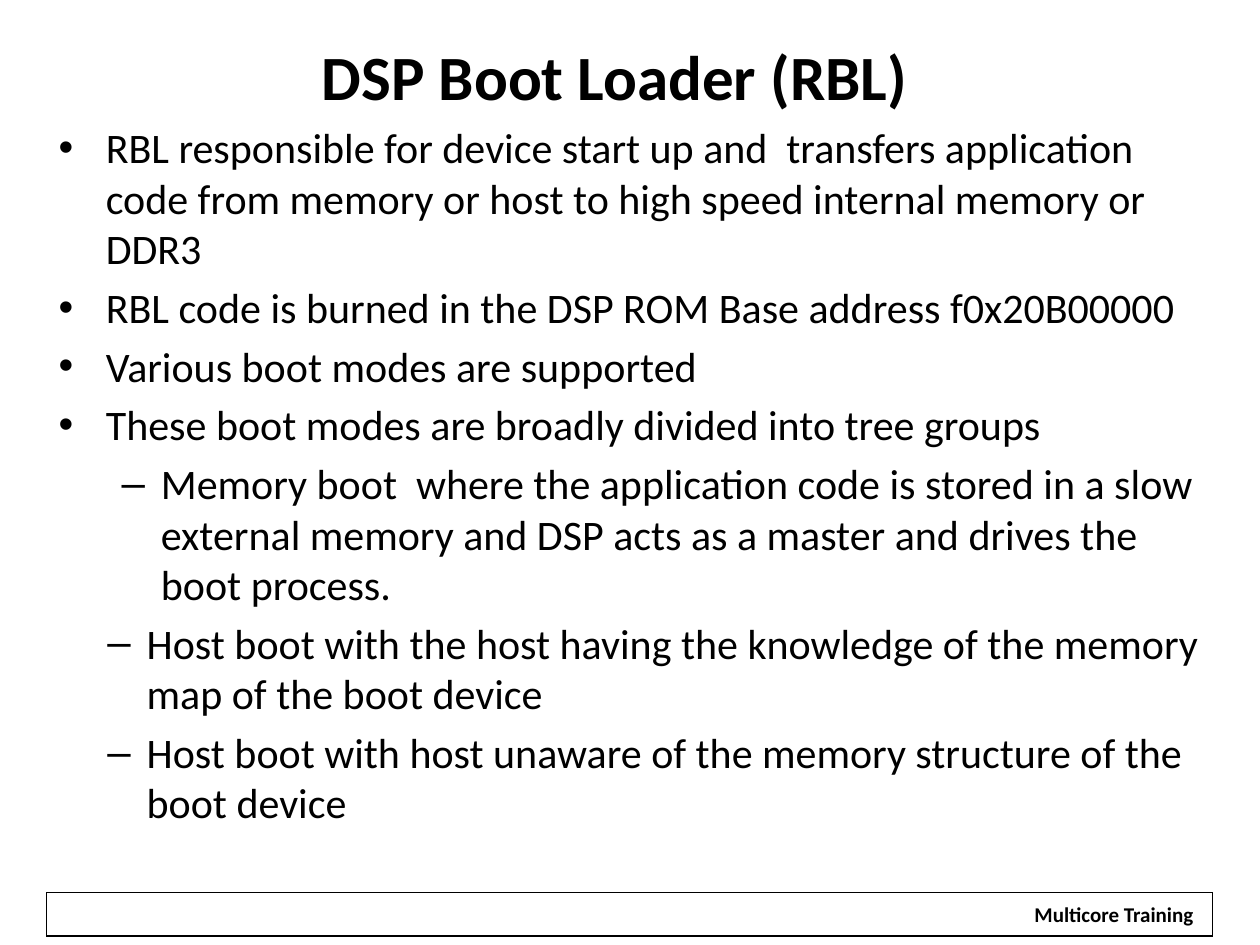
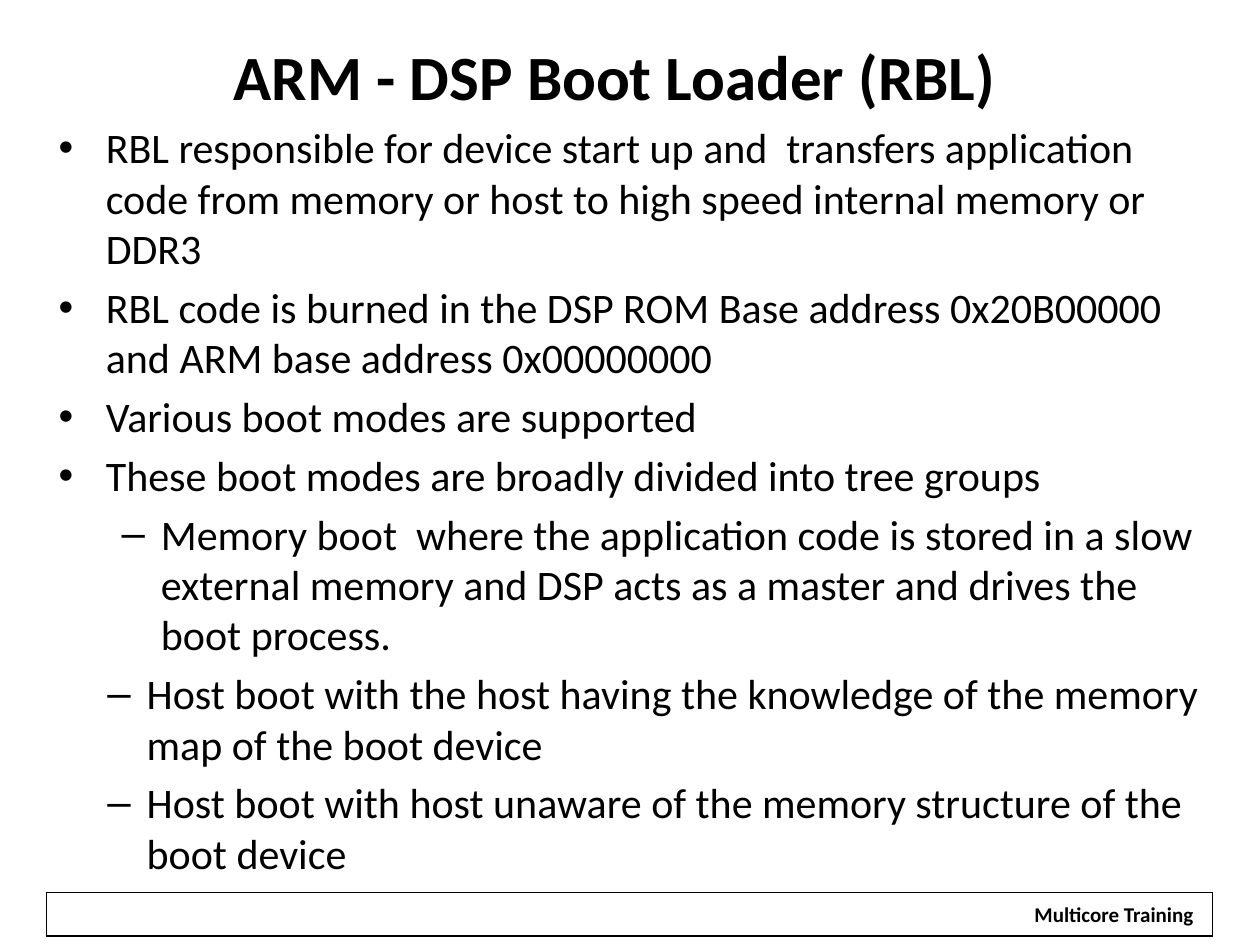
Before and after one commit to hari1989/keystone-workshop, a slide deck: slide 11 of preliminary/Working/presentations/KeyStone_2_ Bootloader_v2.pptx. Drawn at 1260x945 pixels with LibreOffice and Linux fonts; fonts in the diff are those of the drawing; background and template pictures are left out. Boxes give left, top, right and bottom in pixels: in the first picture for what was removed or moved away, otherwise in the second. Text is boxed around its words. In the diff, an @@ line names an element or a change of style, - is before the commit and + after.

```diff
--- a/preliminary/Working/presentations/KeyStone_2_ Bootloader_v2.pptx
+++ b/preliminary/Working/presentations/KeyStone_2_ Bootloader_v2.pptx
@@ title at <box>233,53,995,110</box>: text changed @@
-DSP Boot Loader (RBL)
+ARM - DSP Boot Loader (RBL)
@@ text at <box>106,293,1161,374</box>: text changed @@
-• RBL code is burned in the DSP ROM Base address f0x20B00000
+• RBL code is burned in the DSP ROM Base address 0x20B00000 and ARM base address 0x00000000
```
Also in this commit, not shown: 13 other slides changed, 4 slides added, 17 slides removed.
